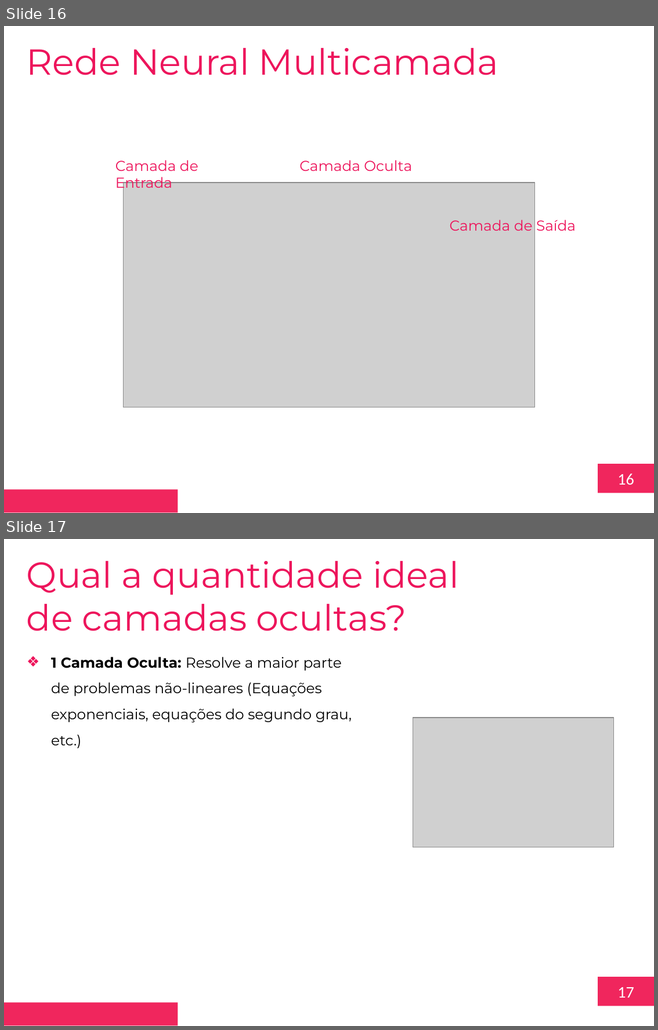
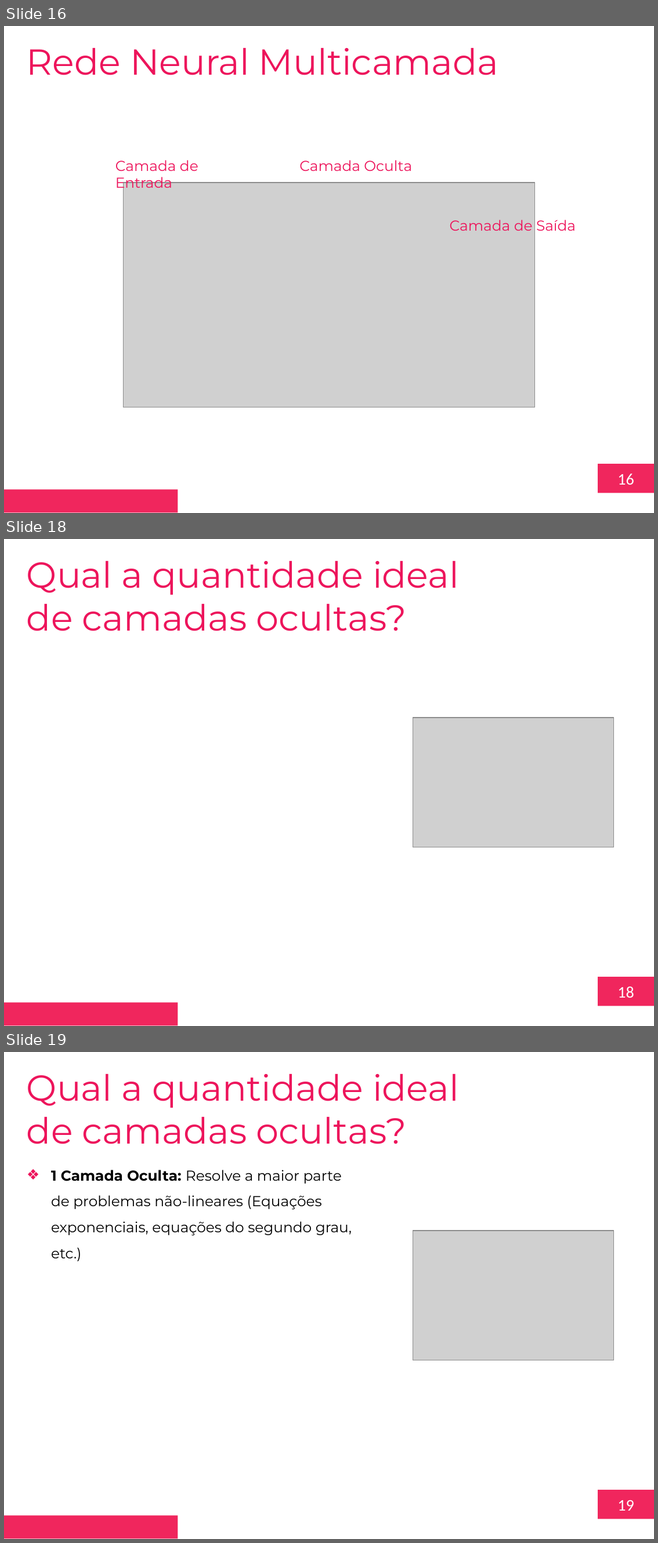
Before and after one commit to toyusan/aula-fiap-disruptive-archs, a slide deck: Aula 07/2023.03.24 Aula 07 – Introdução a Redes Neurais - Redes Multicamadas.pptx. Shown one above the other, each under a label of ours: slides 16 and 17 before the commit, slides 16, 18 and 19 after it; the slides between them are not shown. The pictures are 658x1030 and 658x1543 pixels, drawn with LibreOffice and Linux fonts; fonts in the diff are those of the drawing; grey boxes stand for pictures; background and template pictures are left out. Boxes give left, top, right and bottom in pixels: in the first picture for what was removed or moved away, otherwise in the second. Text is boxed around its words. In the diff, an @@ line names an element or a change of style, - is before the commit and + after.

```diff
--- a/Aula 07/2023.03.24 Aula 07 – Introdução a Redes Neurais - Redes Multicamadas.pptx
+++ b/Aula 07/2023.03.24 Aula 07 – Introdução a Redes Neurais - Redes Multicamadas.pptx
@@ slide 18 added at <box>4,539,654,1026</box>, background #FFFFFF; not listed: 2 template elements that a slide beside it also shows @@
@@ text added at <box>27,561,459,631</box>, 40 pt, text #ED145B @@
+Qual a quantidade ideal de camadas ocultas?
@@ picture added at <box>412,718,612,848</box> @@
@@ what was slide 17 is now slide 19 @@
@@ page number at <box>617,1500,633,1511</box>: text changed @@
-17
+19
```
Also in this commit, not shown: 7 slides changed, 3 other slides added, 13 other files.
